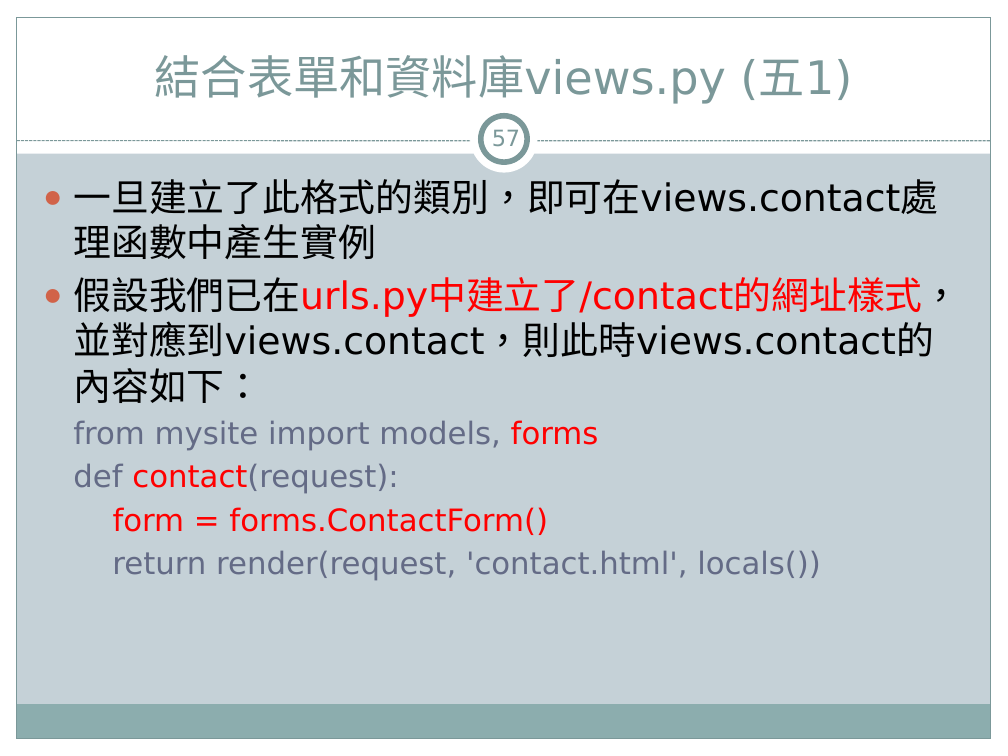
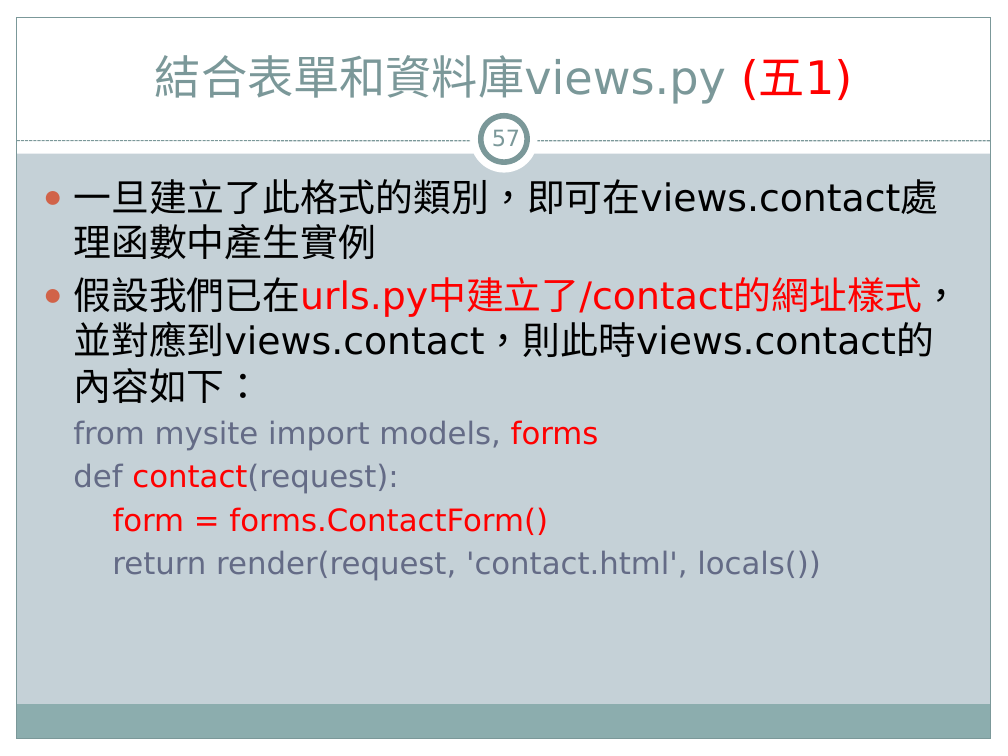
Before and after one commit to jacktea88/406django, a slide deck: slide 57 of ch08/Django4-ch08.pptx. Drawn at 1008x756 pixels with LibreOffice and Linux fonts; fonts in the diff are those of the drawing. Boxes give left, top, right and bottom in pixels: in the first picture for what was removed or moved away, otherwise in the second. Text is boxed around its words. In the diff, an @@ line names an element or a change of style, - is before the commit and + after.

```diff
--- a/ch08/Django4-ch08.pptx
+++ b/ch08/Django4-ch08.pptx
@@ title "結合表單和資料庫views.py (五1)" at (155, 55, 853, 104): text colour #7C999A to #FF0000 in "(五1)" @@
```
Also in this commit, not shown: 14 other slides changed.
